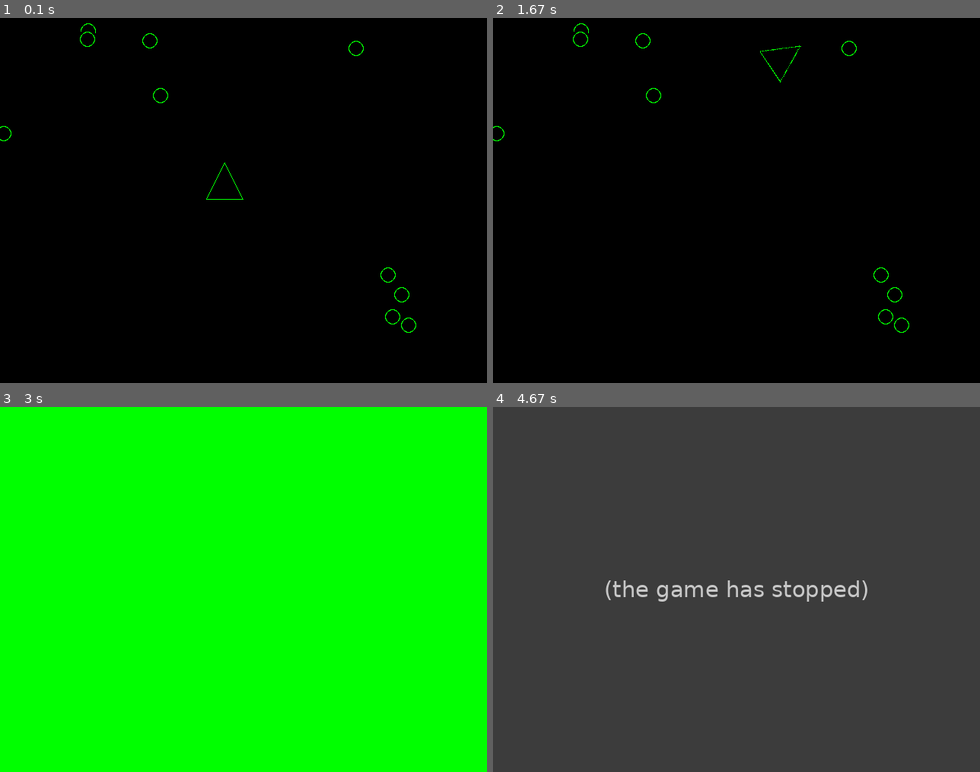
Above: before the commit, frames 1-4 (two rows, left to right).
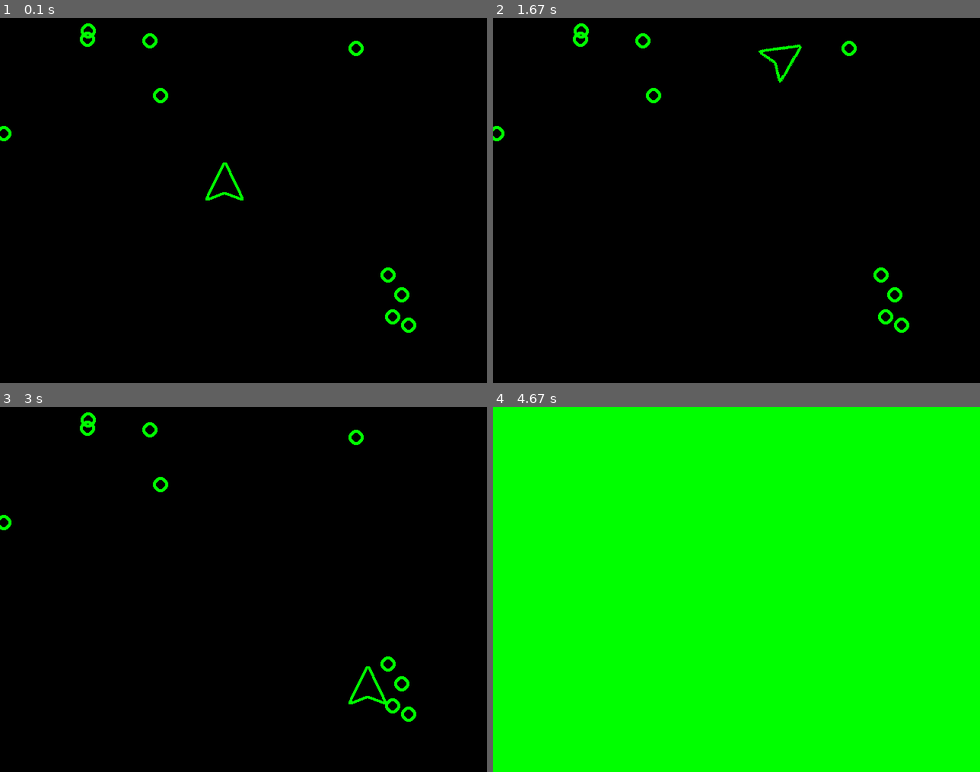
Above: after the commit, the same moments.

Repository: kosmogen/pygame_asteroids
Game: pygame game, started from asteroids.py
The game is run twice, just before and just after one commit, with the same random seed, the same clock (stepped at 60 frames per second) and the same inputs.
Inputs:
- Up to frame 1 (0.1 s): no input
- Up to frame 2 (1.67 s): hold Right 0.33-0.8 s; hold Up 0.83-1.13 s; hold Right 1.17-1.63 s
- Up to frame 3 (3 s): hold Left 1.67-2.2 s; hold Down 2.23-2.53 s; hold Left 2.57-2.97 s
- Up to frame 4 (4.67 s): hold Up 3-3.37 s

The runs differ from the first frame. In frame 1, 0.6% of the frame differs, in the area x 0-86%, y 1-87%; in frame 2, 0.6%; in frame 3, 99%; in frame 4, 100%, in the area x 0-100%, y 0-100%.
Before the commit the program exited at 4.35 s; later frames show no game.

Commit message:
Started using masks for more precise colllide detection

Diff:
--- a/Asteroid.py
+++ b/Asteroid.py
@@ -6,11 +6,15 @@
     """Represents an initially static rock in space."""
     def __init__(self, x_pos, y_pos, radius):
         super().__init__()
+
         self.image = pygame.Surface([radius*2, radius*2])
         self.image.fill((0, 0, 0))
+        pygame.draw.circle(self.image, (0, 255, 0), (radius,radius), radius)
+        pygame.draw.circle(self.image, (0, 0, 0), (radius,radius), radius-4)
 
-        pygame.draw.circle(self.image, (0, 255, 0), (radius,radius), radius)
-        pygame.draw.circle(self.image, (0, 0, 0), (radius,radius), radius-1)
+        self.image.set_colorkey((0, 0, 0))
+        self.mask = pygame.mask.from_surface(self.image)
+
         self.x_pos = x_pos
         self.y_pos = y_pos
 
--- a/Ship.py
+++ b/Ship.py
@@ -6,11 +6,17 @@
     """Represents the player's ship in asteroids."""
     def __init__(self, screen_width, screen_height):
         super().__init__()
-        self.image = pygame.Surface([50, 50])
-        self.image.fill((0, 0, 0))
-        pygame.draw.line(self.image, (0, 255, 0), (1, 1), (49, 25))
-        pygame.draw.line(self.image, (0, 255, 0), (49, 25), (1, 49))
-        pygame.draw.line(self.image, (0, 255, 0), (1, 1), (1, 49))
+
+        # self.image = pygame.Surface([50, 50])
+        # self.image.fill((0, 0, 0))
+        # self.image.set_colorkey((0, 0, 0))
+        # pygame.draw.line(self.image, (0, 255, 0), (1, 1), (49, 25))
+        # pygame.draw.line(self.image, (0, 255, 0), (49, 25), (1, 49))
+        # pygame.draw.line(self.image, (0, 255, 0), (1, 1), (1, 49))
+
+        self.image = pygame.image.load('player_ship.png')
+
+        self.mask = pygame.mask.from_surface(self.image)
 
         self.x_pos = screen_width/2 - 25
         self.y_pos = screen_height/2 - 25
--- a/asteroids.py
+++ b/asteroids.py
@@ -63,7 +63,7 @@
                 asteroid.draw(self.DISPLAYSURF)
 
             # Detect collision between player and any asteroids
-            if pygame.sprite.spritecollideany(self.player_ship, self.asteroids):
+            if pygame.sprite.spritecollideany(self.player_ship, self.asteroids, pygame.sprite.collide_mask):
                 self.death_screen()
 
             pygame.display.update()
Binary file added: player_ship.png
Not shown, added: player_ship.xcf
